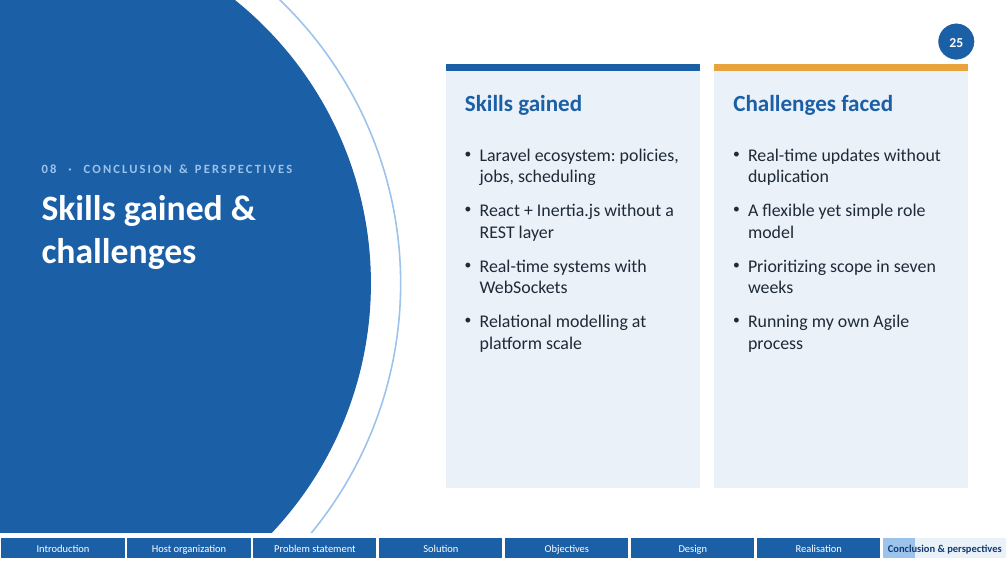
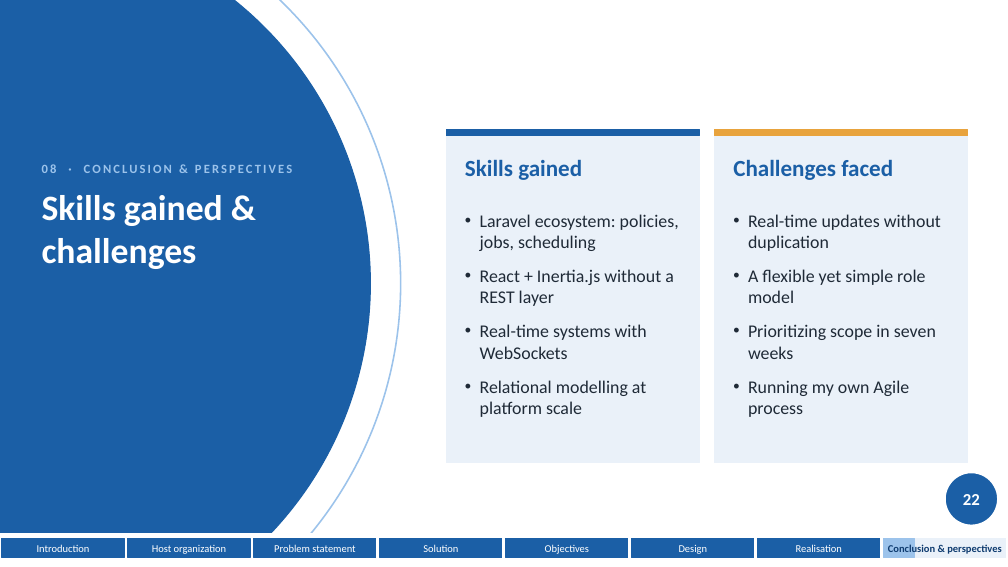
Before and after one commit to domdomxy/synkro, a slide deck: slide 23 of Synkro_PFA_Defense.pptx (slide 25 before the commit). Drawn at 1008x567 pixels with LibreOffice and Linux fonts; fonts in the diff are those of the drawing. Boxes give left, top, right and bottom in pixels: in the first picture for what was removed or moved away, otherwise in the second. Text is boxed around its words. In the diff, an @@ line names an element or a change of style, - is before the commit and + after.

Commit message:
Align defense speech with 26-slide deck
Condense the speech to a 9-minute target and reorganize it to match the updated 26-slide presentation, adding brief speaking cues for diagrams and visuals.

```diff
--- a/Synkro_PFA_Defense.pptx
+++ b/Synkro_PFA_Defense.pptx
@@ page number removed at (x1=949, y1=38, x2=963, y2=47) @@
-25
@@ rectangle resized from (x1=446, y1=64, x2=699, y2=488) to (x1=446, y1=130, x2=699, y2=463) @@
@@ 2 texts, 2 rectangles moved together from (x1=446, y1=64, x2=968, y2=115) to (x1=446, y1=130, x2=968, y2=180) @@
@@ rectangle resized from (x1=715, y1=64, x2=968, y2=488) to (x1=715, y1=130, x2=968, y2=463) @@
@@ text "Laravel ecosystem: policies, jobs, scheduling" moved from (x1=480, y1=148, x2=679, y2=352) to (x1=480, y1=214, x2=679, y2=417) @@
@@ text "Real-time updates without duplication" moved from (x1=748, y1=148, x2=941, y2=352) to (x1=748, y1=214, x2=941, y2=417) @@
@@ ellipse resized from (x1=938, y1=23, x2=975, y2=60) to (x1=945, y1=473, x2=998, y2=526) @@
@@ page number added at (x1=963, y1=494, x2=980, y2=505), 16 pt, text #FFFFFF, bold @@
+22
```
Also in this commit, not shown: 24 other slides changed, 2 slides removed, 1 other file.
